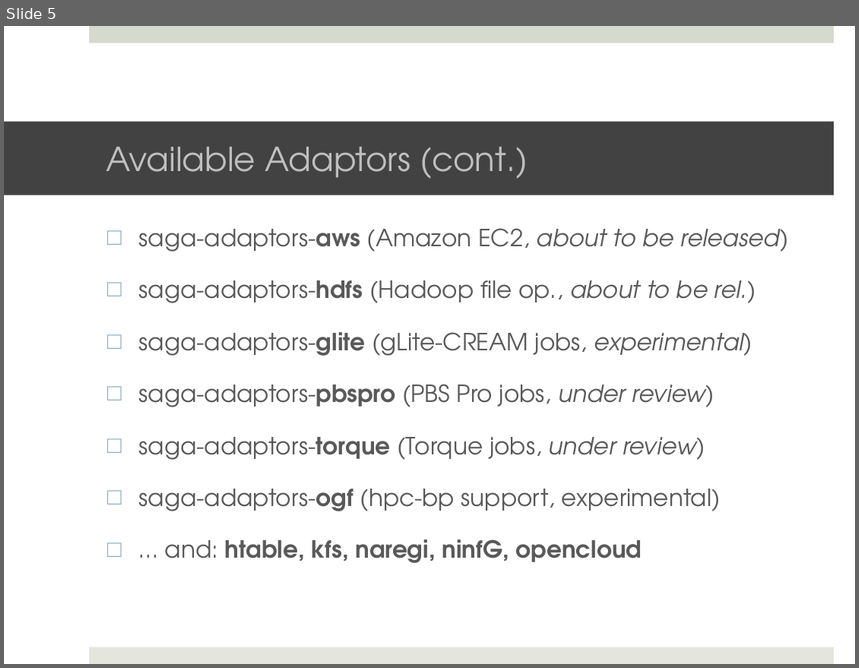
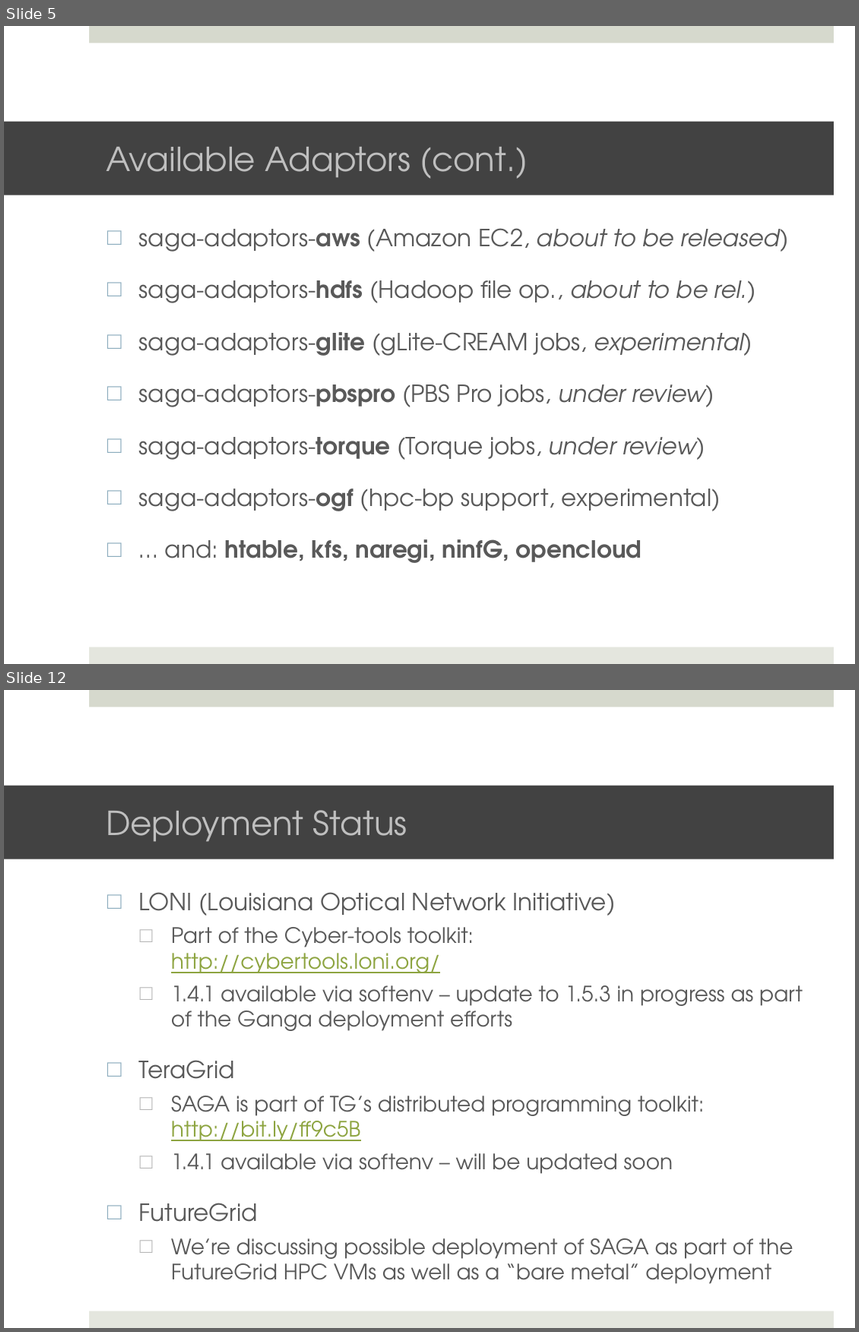
Before and after one commit to saga-project/saga-cpp-legacy-projects, a slide deck: tutorial/general_tutorial/Installation.pptx. Shown one above the other, each under a label of ours: slide 5 before the commit, slides 5 and 12 after it; the slides between them are not shown. The pictures are 859x668 and 859x1332 pixels, drawn with LibreOffice and Linux fonts; fonts in the diff are those of the drawing; background and template pictures are left out. Boxes give left, top, right and bottom in pixels: in the first picture for what was removed or moved away, otherwise in the second. Text is boxed around its words. In the diff, an @@ line names an element or a change of style, - is before the commit and + after.

```diff
--- a/tutorial/general_tutorial/Installation.pptx
+++ b/tutorial/general_tutorial/Installation.pptx
@@ slide 12 added at [4,690,855,1328], background #FFFFFF; not listed: 2 template elements that a slide beside it also shows @@
@@ title added at [4,785,834,859], fill #424242, 28 pt, text #BFBFBF @@
+Deployment Status
@@ text added at [139,892,803,1284], 18 pt, text #595959 @@
+□ LONI (Louisiana Optical Network Initiative)
+  □ Part of the Cyber-tools toolkit:
+    http://cybertools.loni.org/
+  □ 1.4.1 available via softenv – update to 1.5.3 in progress as part of the Ganga deployment efforts
+□ TeraGrid
+  □ SAGA is part of TG’s distributed programming toolkit:
+    http://bit.ly/ff9c5B
+  □ 1.4.1 available via softenv – will be updated soon
+□ FutureGrid
+  □ We’re discussing possible deployment of SAGA as part of the FutureGrid HPC VMs as well as a “bare metal” deployment
```
Also in this commit, not shown: 4 slides changed, 5 other slides added, 9 slides removed.
